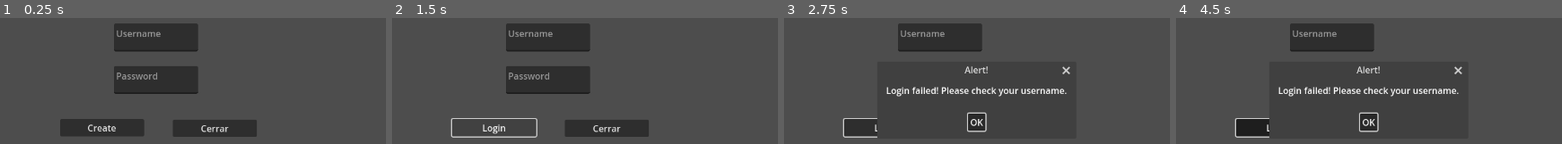
Above: before the commit, frames 1-4 (left to right).
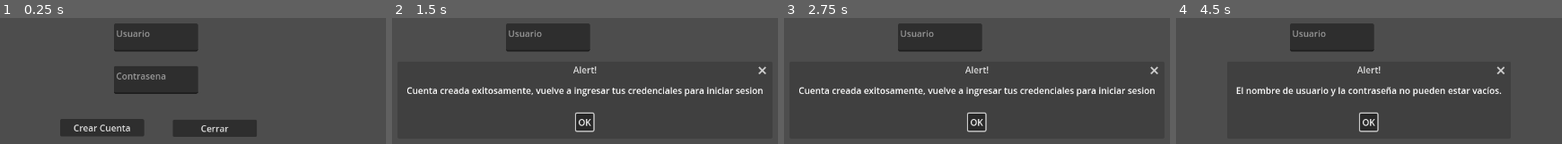
Above: after the commit, the same moments.

Repository: fer-hnndz/europa-game
Game: Godot game, scene res://scenes/menus/login_menu.tscn
The game is run twice, just before and just after one commit, with the same random seed, the same clock (stepped at 60 frames per second) and the same inputs. This scene is started directly instead of the project's main scene.
Inputs (mouse positions are in pixels of both pictures, inside the frame that each line leads up to):
- Up to frame 1 (0.25 s): no input
- Up to frame 2 (1.5 s): click (546, 38) at 0.52 s; type "Alex" at 0.6 s; click (546, 79) at 0.75 s; type "12" at 0.83 s; click "Create" (after the commit: "Crear Cuenta") at 1.25 s
- Up to frame 3 (2.75 s): click "Login" at 2 s
- Up to frame 4 (4.5 s): click "Cerrar" at 2.75 s; click "OK" at 3.5 s; tap Enter (ui_accept) at 4.25 s; move the mouse to (1527, 87) at 4.27 s; press the mouse at (1527, 87) at 4.28 s; hold Right (ui_right) from 4.28 s (still down)

The runs differ from the first frame. In frame 1, 1.0% of the frame differs, in the area x 19-43%, y 9-91%; in frame 2, 4.9%, in the area x 3-97%, y 9-96%; in frame 3, 3.6%; in frame 4, 4.1%.

Commit message:
ajustes a login

Diff:
--- a/scenes/menus/login_menu.tscn
+++ b/scenes/menus/login_menu.tscn
@@ -17,7 +17,7 @@
 offset_top = 210.0
 offset_right = 649.0
 offset_bottom = 260.0
-placeholder_text = "Username"
+placeholder_text = "Usuario"
 
 [node name="Password" type="TextEdit" parent="."]
 layout_mode = 0
@@ -25,7 +25,7 @@
 offset_top = 286.0
 offset_right = 649.0
 offset_bottom = 336.0
-placeholder_text = "Password"
+placeholder_text = "Contrasena"
 
 [node name="Login" type="Button" parent="."]
 layout_mode = 0
@@ -33,7 +33,7 @@
 offset_top = 381.0
 offset_right = 553.0
 offset_bottom = 412.0
-text = "Create"
+text = "Crear Cuenta"
 
 [node name="Quit" type="Button" parent="."]
 layout_mode = 0
--- a/scipts/login_menu.gd
+++ b/scipts/login_menu.gd
@@ -1,6 +1,6 @@
 extends Control
 
-var username = ""
+var username
 var password
 var created = false
 
@@ -11,27 +11,28 @@
 
 func _on_login_button_down():
 	if !created:
-		username = $Username.text
-		password = $Password.text.sha256_text()
-		set_login_info(username, password)
-		created = true
-		$Login.text = "Login"
-		$Username.text = ""
-		$Password.text = ""
-		print("Account created")
+		if $Username.text == "" or $Password.text == "":
+			show_message("El nombre de usuario y la contraseña no pueden estar vacíos.")
+		else:
+			username = $Username.text
+			password = $Password.text.sha256_text()
+			set_login_info(username, password)
+			created = true
+			$Login.text = "Login"
+			$Username.text = ""
+			$Password.text = ""
+			show_message("Cuenta creada exitosamente, vuelve a ingresar tus credenciales para iniciar sesion")
 	else:
-		if $Username.text == username:
-			print("Correct username!")
-
-			if $Password.text.sha256_text() == password:
-				print("Correct password")
-				get_tree().change_scene_to_file("res://scenes/menus//menu.tscn")
+		if $Username.text == "" or $Password.text == "":
+			show_message("El nombre de usuario y la contraseña no pueden estar vacíos.")
+		else:
+			if $Username.text == username:
+				if $Password.text.sha256_text() == password:
+					get_tree().change_scene_to_file("res://scenes/menus/menu.tscn")
+				else:
+					show_message("Contrasena incorrecta")
 			else:
-				show_message("Login failed! Please check your password.")
-		else:
-			show_message("Login failed! Please check your username.")
-
-
+				show_message("Usuario incorrecto")
 
 func set_login_info(user, psswrd):
 	var file = FileAccess.open(LOGIN_INFO, FileAccess.WRITE)
